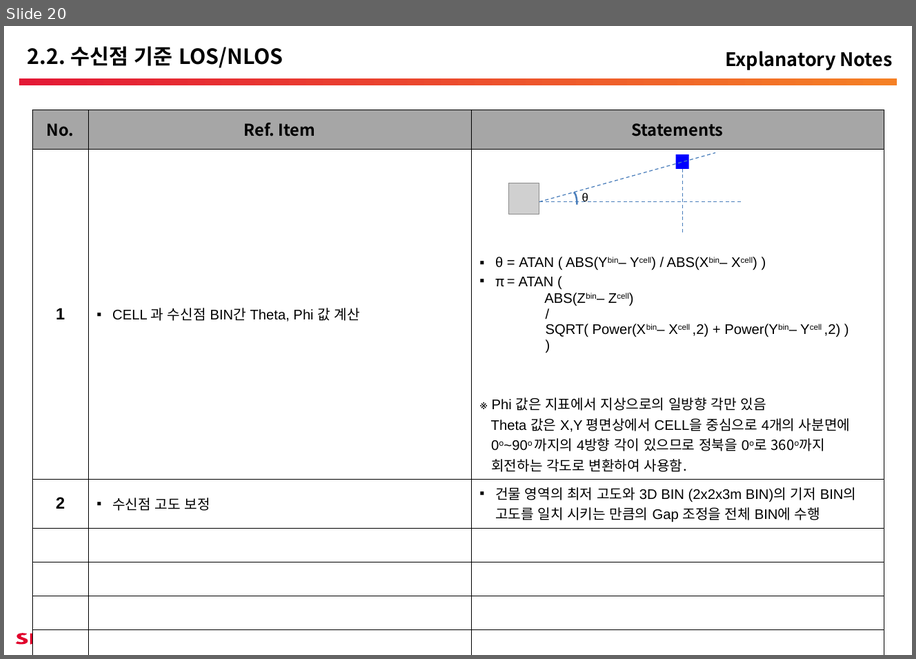
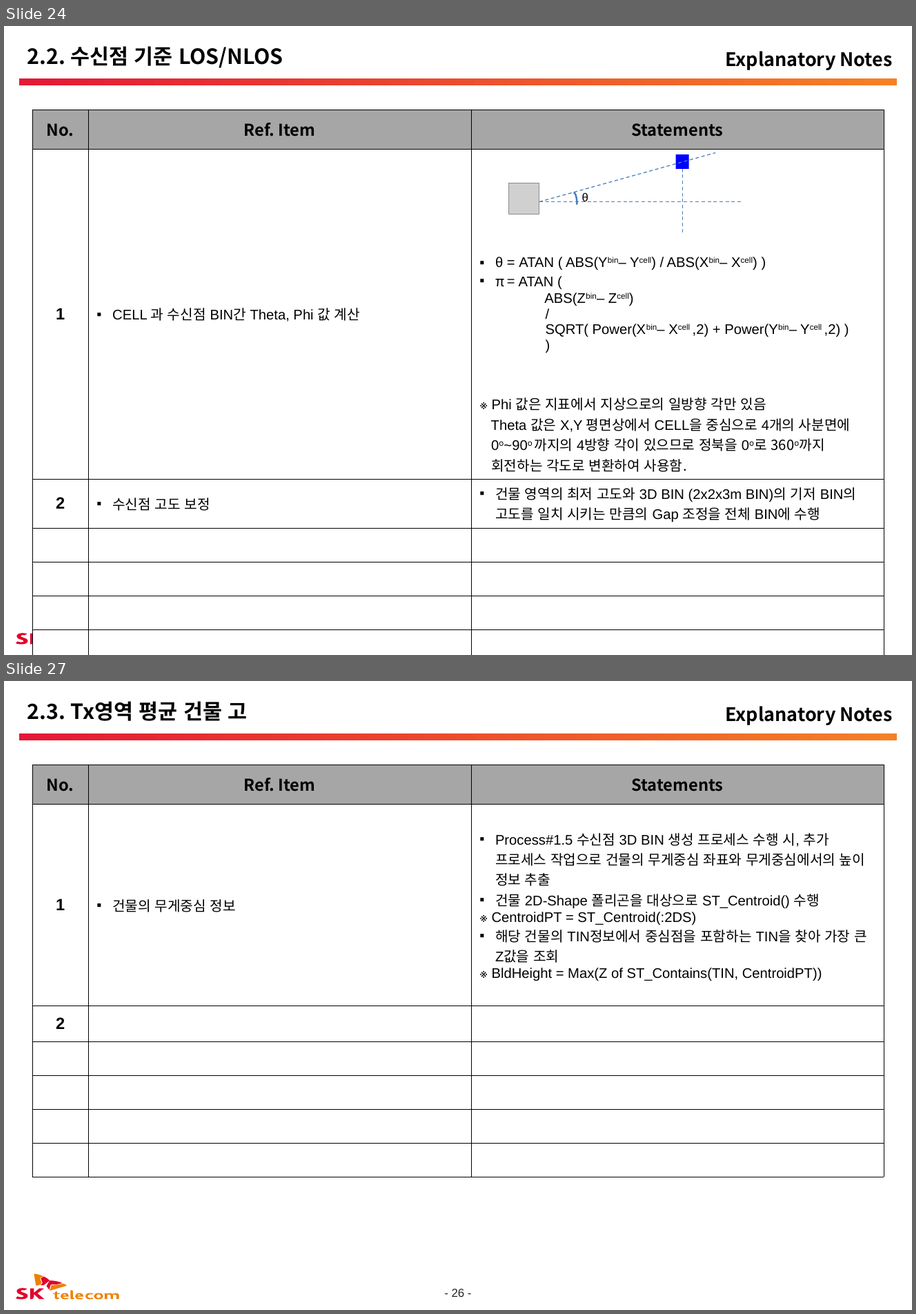
Before and after one commit to pmosoft/spark_scala, a slide deck: eos/02.설계/TEOSPI-ProcessFlow_20190715.pptx. Shown one above the other, each under a label of ours: slide 20 before the commit, slides 24 and 27 after it; the slides between them are not shown. The pictures are 916x659 and 916x1314 pixels, drawn with LibreOffice and Linux fonts; fonts in the diff are those of the drawing; grey boxes stand for pictures; background and template pictures are left out. Boxes give left, top, right and bottom in pixels: in the first picture for what was removed or moved away, otherwise in the second. Text is boxed around its words. In the diff, an @@ line names an element or a change of style, - is before the commit and + after.

```diff
--- a/eos/02.설계/TEOSPI-ProcessFlow_20190715.pptx
+++ b/eos/02.설계/TEOSPI-ProcessFlow_20190715.pptx
@@ slide 27 added at [4,681,912,1310], background #FFFFFF; not listed: 15 template elements that a slide beside it also shows @@
@@ title added at [27,701,248,721], 18 pt, text #000000, bold @@
+2.3. Tx영역 평균 건물 고
@@ text added at [726,706,893,725], 16 pt, text #000000, bold @@
+Explanatory Notes
@@ table added at [32,764,884,1150], 7 rows, 3 columns @@
+No. | Ref. Item | Statements
+1 | 건물의 무게중심 정보 | Process#1.5 수신점 3D BIN 생성 프로세스 수행 시, 추가 프로세스 작업으로 건물의 무게중심 좌표와 무게중심에서의 높이 정보 추출 / 건물 2D-Shape 폴리곤을 대상으로 ST_Centroid() 수행 / ※ CentroidPT = ST_Centroid(:2DS) / 해당 건물의 TIN정보에서 중심점을 포함하는 TIN을 찾아 가장 큰 Z값을 조회 / ※ BldHeight = Max(Z of ST_Contains(TIN, CentroidPT))
+2 |  | 
+ |  | 
+ |  | 
+ |  | 
+ |  | 
@@ what was slide 20 is now slide 24 @@
```
Also in this commit, not shown: 5 slides changed, 13 other slides added, 4 other files.
